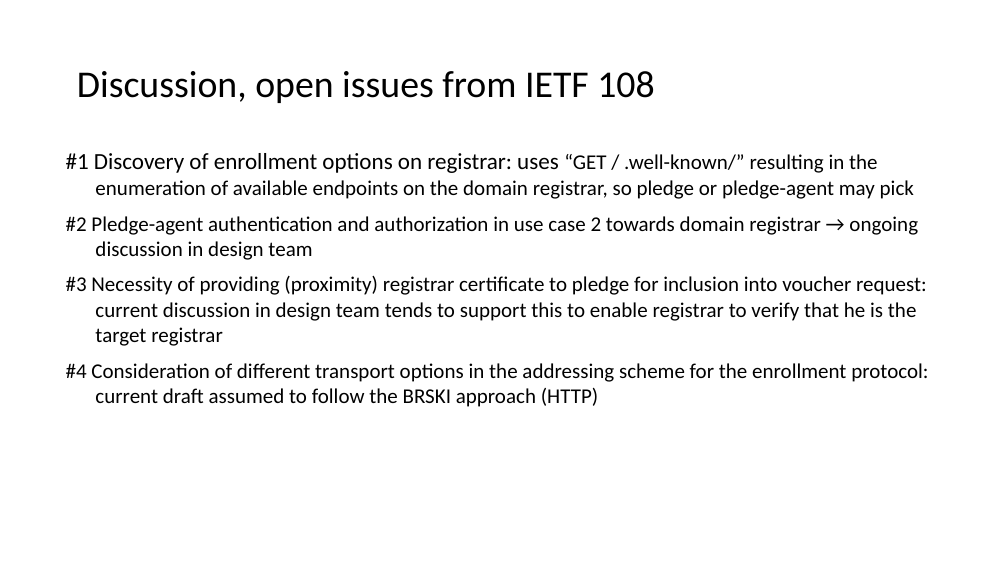
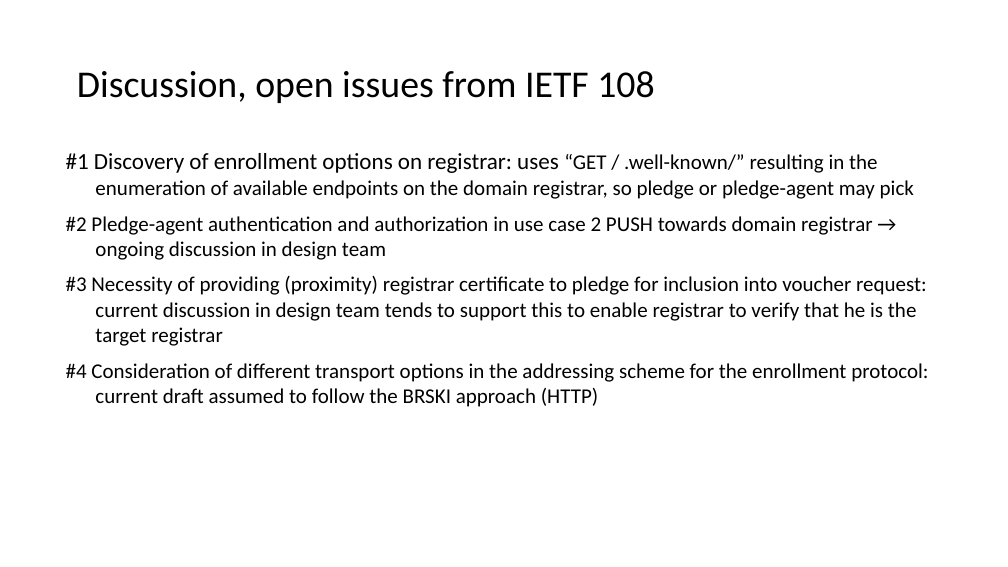
Before and after one commit to anima-wg/anima-brski-ae, a slide deck: slide 8 of slides/slides-109-BRSKI-AE-fries.pptx (slide 7 before the commit). Drawn at 1008x567 pixels with LibreOffice and Linux fonts; fonts in the diff are those of the drawing. Boxes give left, top, right and bottom in pixels: in the first picture for what was removed or moved away, otherwise in the second. Text is boxed around its words. In the diff, an @@ line names an element or a change of style, - is before the commit and + after.

Commit message:
Slides for IETF 109 (short version for inclusion into slides for Design Team Update, longer version for info and discussion)

```diff
--- a/slides/slides-109-BRSKI-AE-fries.pptx
+++ b/slides/slides-109-BRSKI-AE-fries.pptx
@@ text at (x1=66, y1=216, x2=873, y2=260): text changed @@
-#2 Pledge-agent authentication and authorization in use case 2 towards domain registrar → ongoing discussion in design team
+#2 Pledge-agent authentication and authorization in use case 2 PUSH towards domain registrar → ongoing discussion in design team
```
Also in this commit, not shown: 6 other slides changed, 1 slide added, 1 other file.
